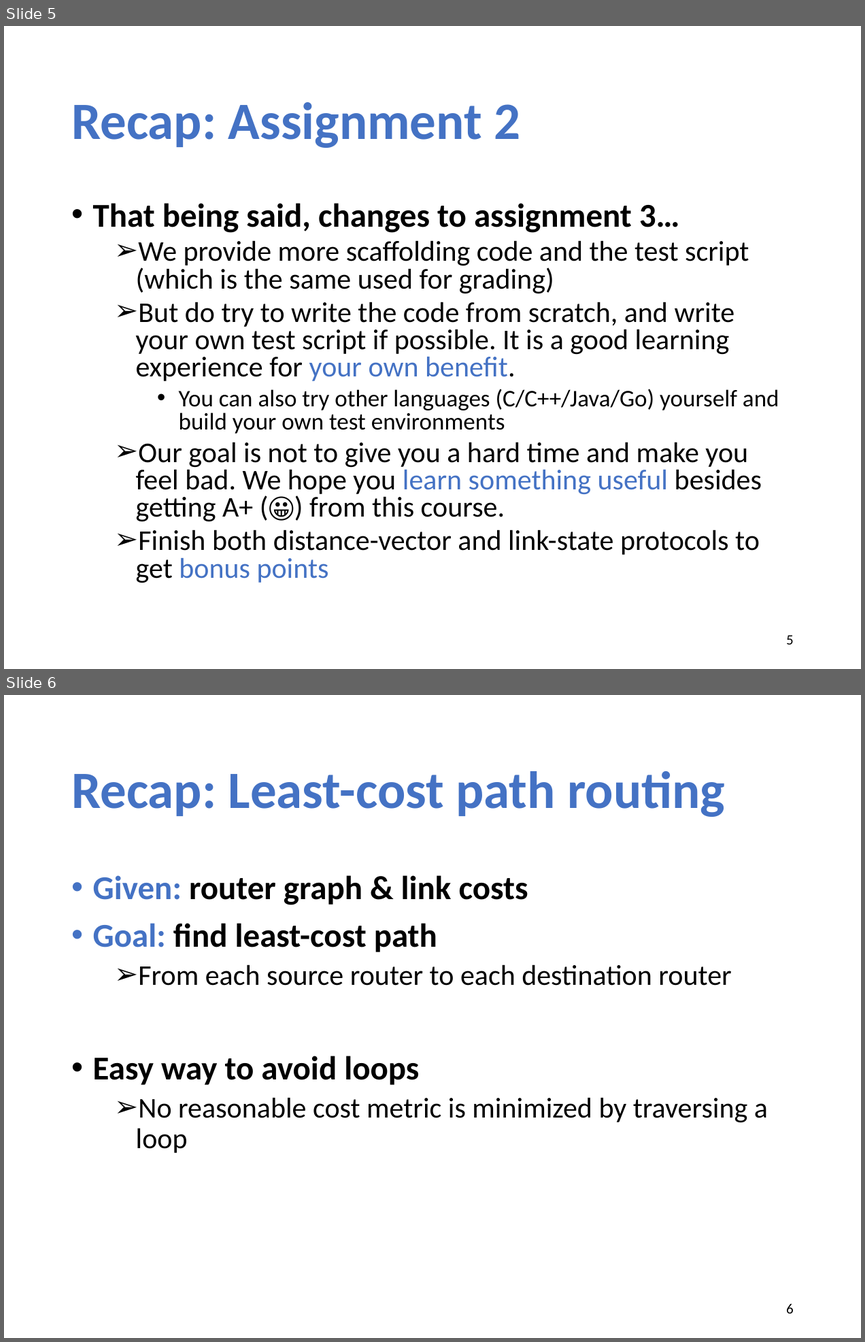
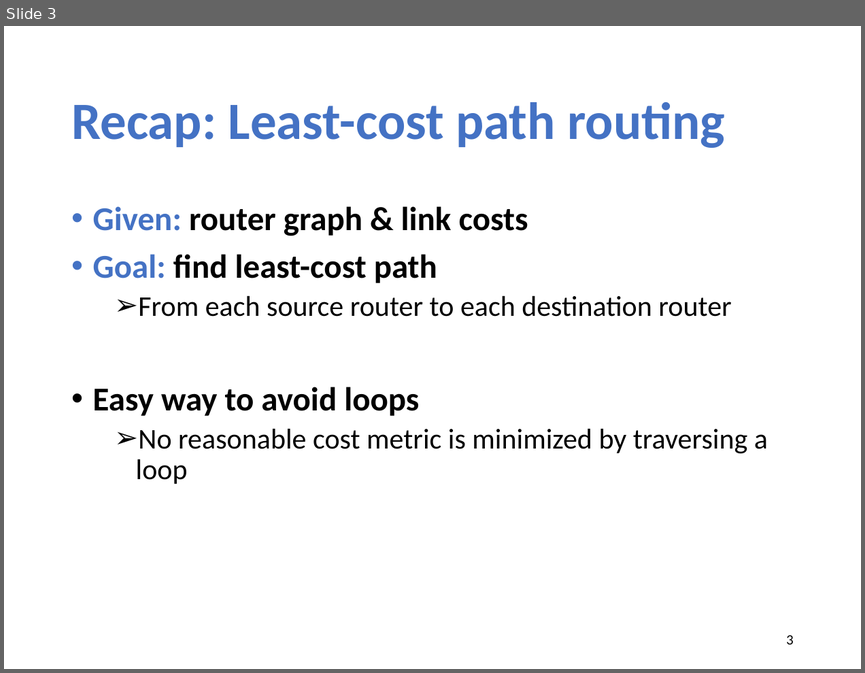
Before and after one commit to xinjin/course-net, a slide deck: slides/lec13_routing_algorithms.pptx. Shown one above the other, each under a label of ours: slides 5 and 6 before the commit, slide 3 after it. The pictures are 865x1342 and 865x673 pixels, drawn with LibreOffice and Linux fonts; fonts in the diff are those of the drawing. Boxes give left, top, right and bottom in pixels: in the first picture for what was removed or moved away, otherwise in the second. Text is boxed around its words. In the diff, an @@ line names an element or a change of style, - is before the commit and + after.

```diff
--- a/slides/lec13_routing_algorithms.pptx
+++ b/slides/lec13_routing_algorithms.pptx
@@ slide 5 removed at [4,26,861,669], background #FFFFFF @@
@@ title removed at [71,102,520,148] @@
-Recap: Assignment 2
@@ text removed at [93,203,779,583] @@
-• That being said, changes to assignment 3…
-  ➢ We provide more scaffolding code and the test script (which is the same used for grading)
-  ➢ But do try to write the code from scratch, and write your own test script if possible. It is a good learning experience for your own benefit.
-    • You can also try other languages (C/C++/Java/Go) yourself and build your own test environments
-  ➢ Our goal is not to give you a hard time and make you feel bad. We hope you learn something useful besides getting A+ (😀) from this course.
-  ➢ Finish both distance-vector and link-state protocols to get bonus points
@@ page number removed at [786,635,793,644] @@
-5
@@ what was slide 6 is now slide 3 @@
@@ page number at [786,635,793,644]: text changed @@
-6
+3
```
Also in this commit, not shown: 3 slides changed, 1 slide added, 2 other slides removed, 2 other files.
